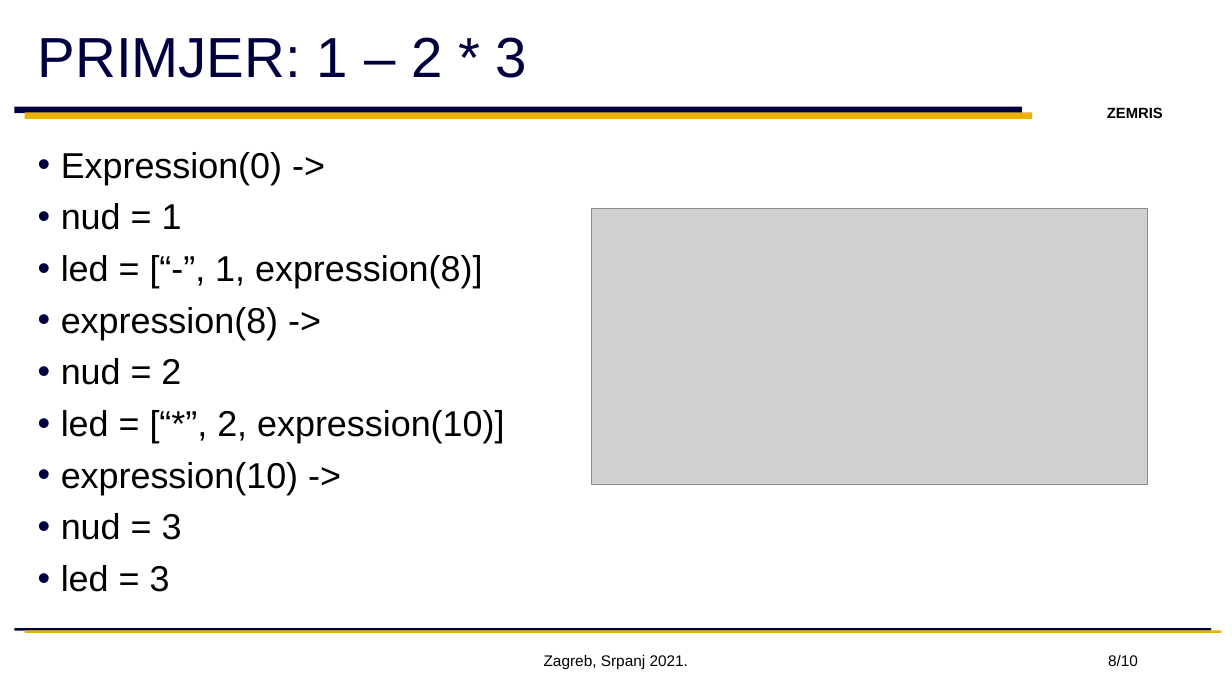
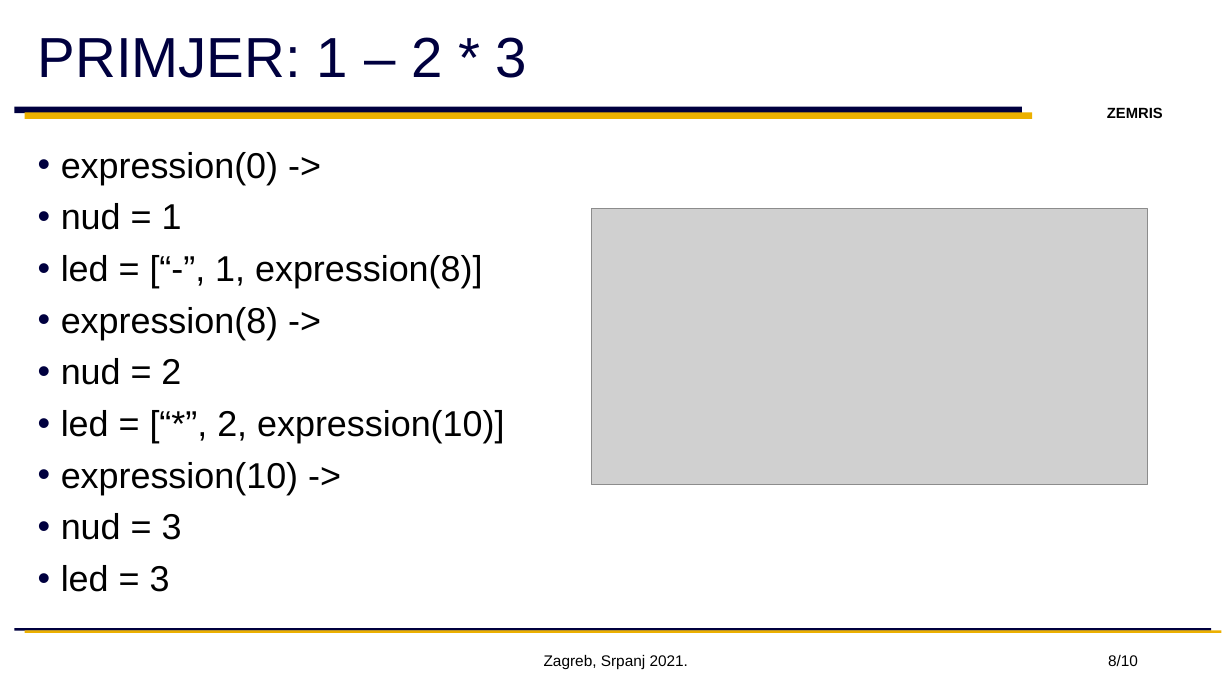
Before and after one commit to marin-jovanovic/top-down-operator-precedence, a slide deck: slide 8 of docs/Marin jovanovic.pptx. Drawn at 1232x693 pixels with LibreOffice and Linux fonts; fonts in the diff are those of the drawing; grey boxes stand for pictures; background and template pictures are left out. Boxes give left, top, right and bottom in pixels: in the first picture for what was removed or moved away, otherwise in the second. Text is boxed around its words. In the diff, an @@ line names an element or a change of style, - is before the commit and + after.

```diff
--- a/docs/Marin jovanovic.pptx
+++ b/docs/Marin jovanovic.pptx
@@ text at (61, 152, 278, 185): text changed @@
-• Expression(0) ->
+• expression(0) ->
```
Also in this commit, not shown: 2 other slides changed, 2 other files.
